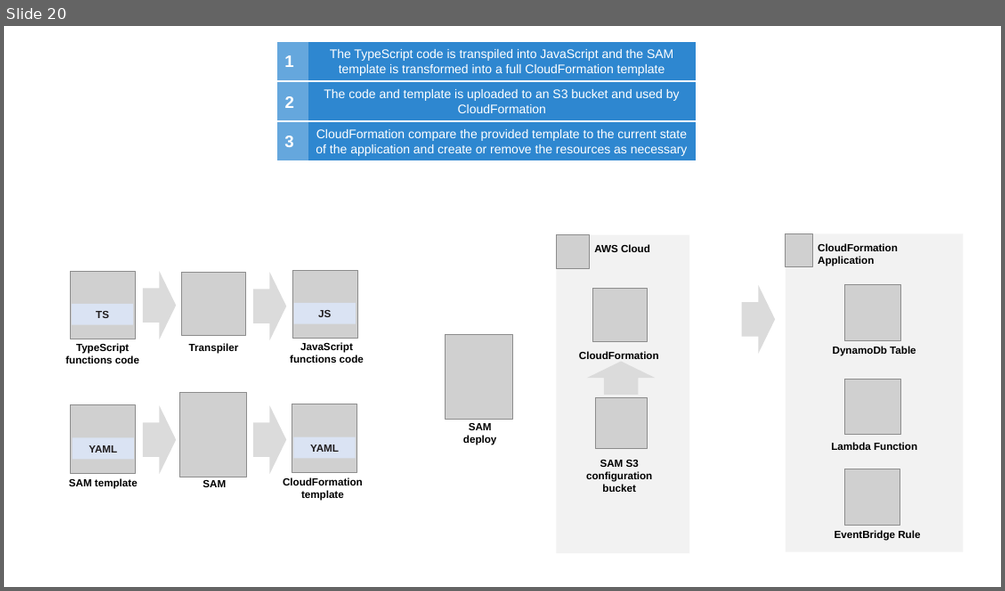
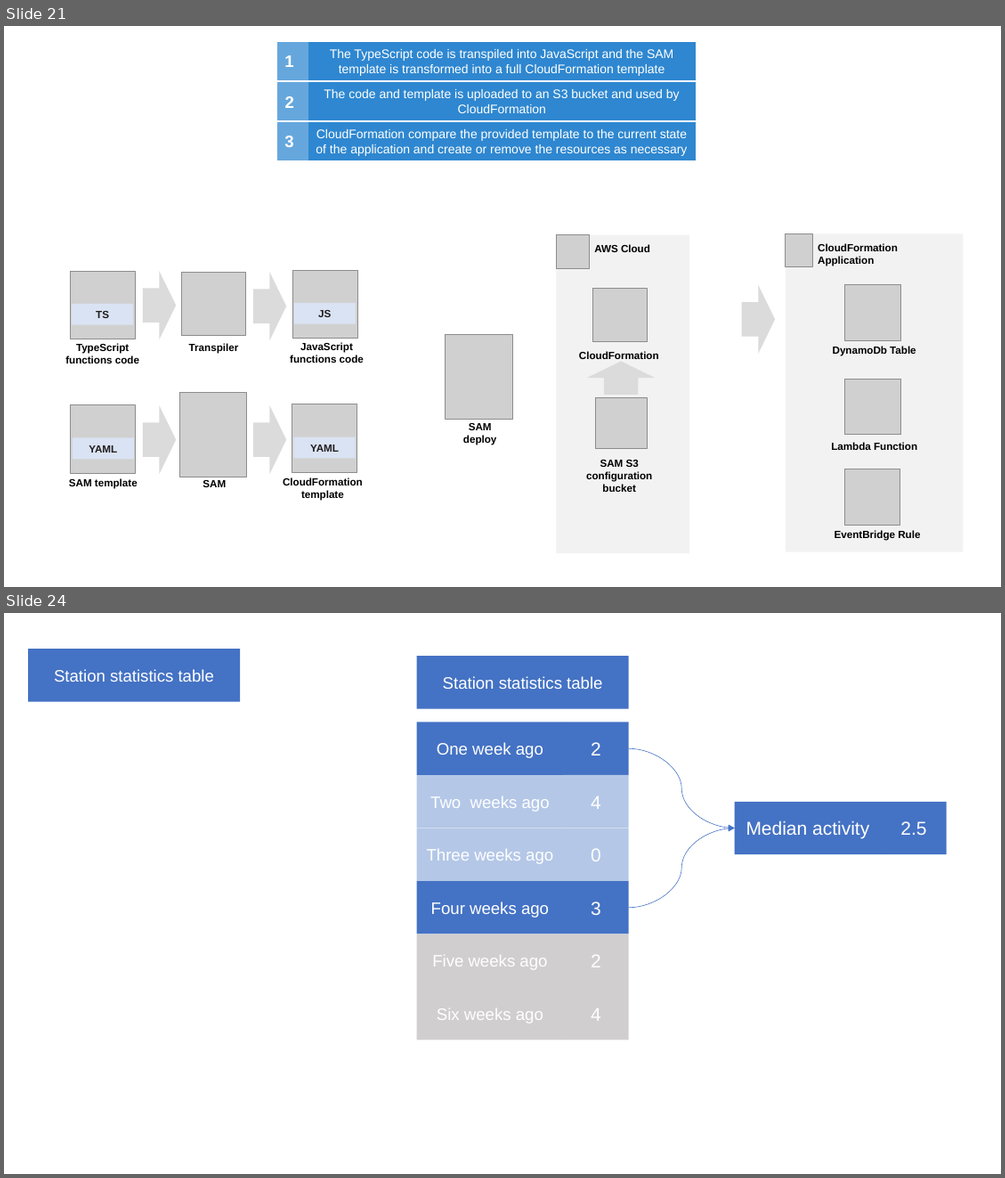
Before and after one commit to ouvreboite/velinfo, a slide deck: docs/velinfo_architecture.pptx. Shown one above the other, each under a label of ours: slide 20 before the commit, slides 21 and 24 after it; the slides between them are not shown. The pictures are 1005x591 and 1005x1178 pixels, drawn with LibreOffice and Linux fonts; fonts in the diff are those of the drawing; grey boxes stand for pictures. Boxes give left, top, right and bottom in pixels: in the first picture for what was removed or moved away, otherwise in the second. Text is boxed around its words. In the diff, an @@ line names an element or a change of style, - is before the commit and + after.

```diff
--- a/docs/velinfo_architecture.pptx
+++ b/docs/velinfo_architecture.pptx
@@ slide 24 added at (4, 613, 1001, 1174), background #FFFFFF @@
@@ rectangle added at (28, 649, 240, 702), fill #4472C4, 16 pt, text #FFFFFF @@
+Station statistics table
@@ rectangle added at (417, 656, 629, 709), fill #4472C4, 16 pt, text #FFFFFF @@
+Station statistics table
@@ rectangle added at (417, 722, 563, 775), fill #4472C4, 16 pt, text #FFFFFF @@
+One week ago
@@ rectangle added at (563, 722, 629, 775), fill #4472C4, 18 pt, text #FFFFFF @@
+2
@@ curved arrow added from (629, 748) to (735, 828), #4472C4 0.5 pt @@
@@ rectangle added at (417, 775, 563, 828), fill #B4C7E7, 16 pt, text #FFFFFF @@
+Two weeks ago
@@ rectangle added at (563, 775, 629, 828), fill #B4C7E7, 18 pt, text #FFFFFF @@
+4
@@ rectangle added at (735, 802, 882, 854), fill #4472C4, 18 pt, text #FFFFFF @@
+Median activity
@@ rectangle added at (882, 802, 947, 854), fill #4472C4, 18 pt, text #FFFFFF @@
+2.5
@@ rectangle added at (417, 828, 563, 882), fill #B4C7E7, 16 pt, text #FFFFFF @@
+Three weeks ago
@@ rectangle added at (563, 828, 629, 882), fill #B4C7E7, 18 pt, text #FFFFFF @@
+0
@@ curved arrow added from (629, 908) to (735, 828), #4472C4 0.5 pt @@
@@ rectangle added at (417, 881, 563, 933), fill #4472C4, 16 pt, text #FFFFFF @@
+Four weeks ago
@@ rectangle added at (563, 881, 629, 933), fill #4472C4, 18 pt, text #FFFFFF @@
+3
@@ rectangle added at (417, 933, 563, 987), fill #D0CECE, 16 pt, text #FFFFFF @@
+Five weeks ago
@@ rectangle added at (563, 933, 629, 987), fill #D0CECE, 18 pt, text #FFFFFF @@
+2
@@ rectangle added at (417, 987, 563, 1040), fill #D0CECE, 16 pt, text #FFFFFF @@
+Six weeks ago
@@ rectangle added at (563, 987, 629, 1040), fill #D0CECE, 18 pt, text #FFFFFF @@
+4
@@ what was slide 20 is now slide 21 @@
```
Also in this commit, not shown: 1 slide changed, 4 other slides added, 22 other files.
